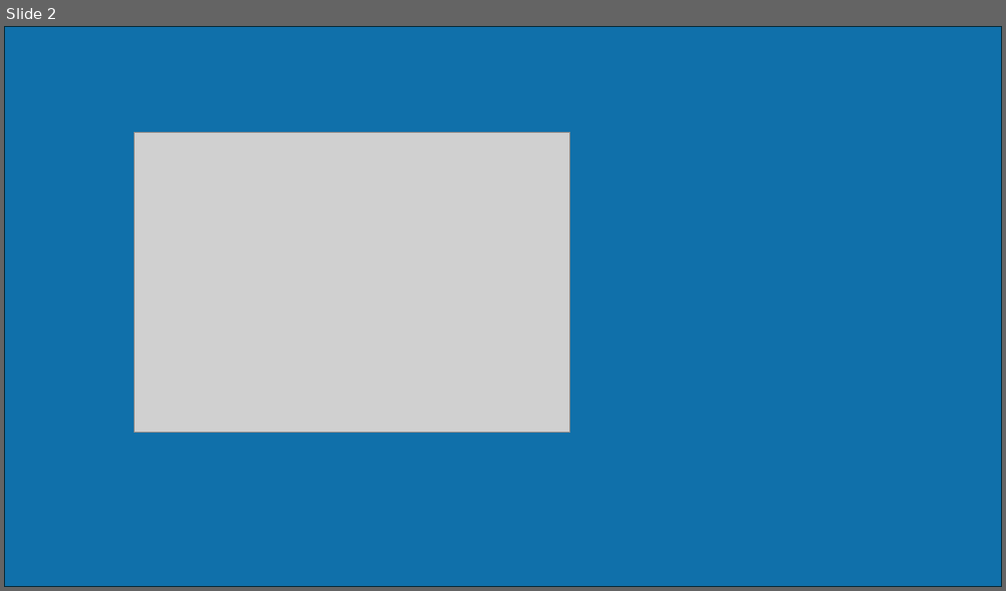
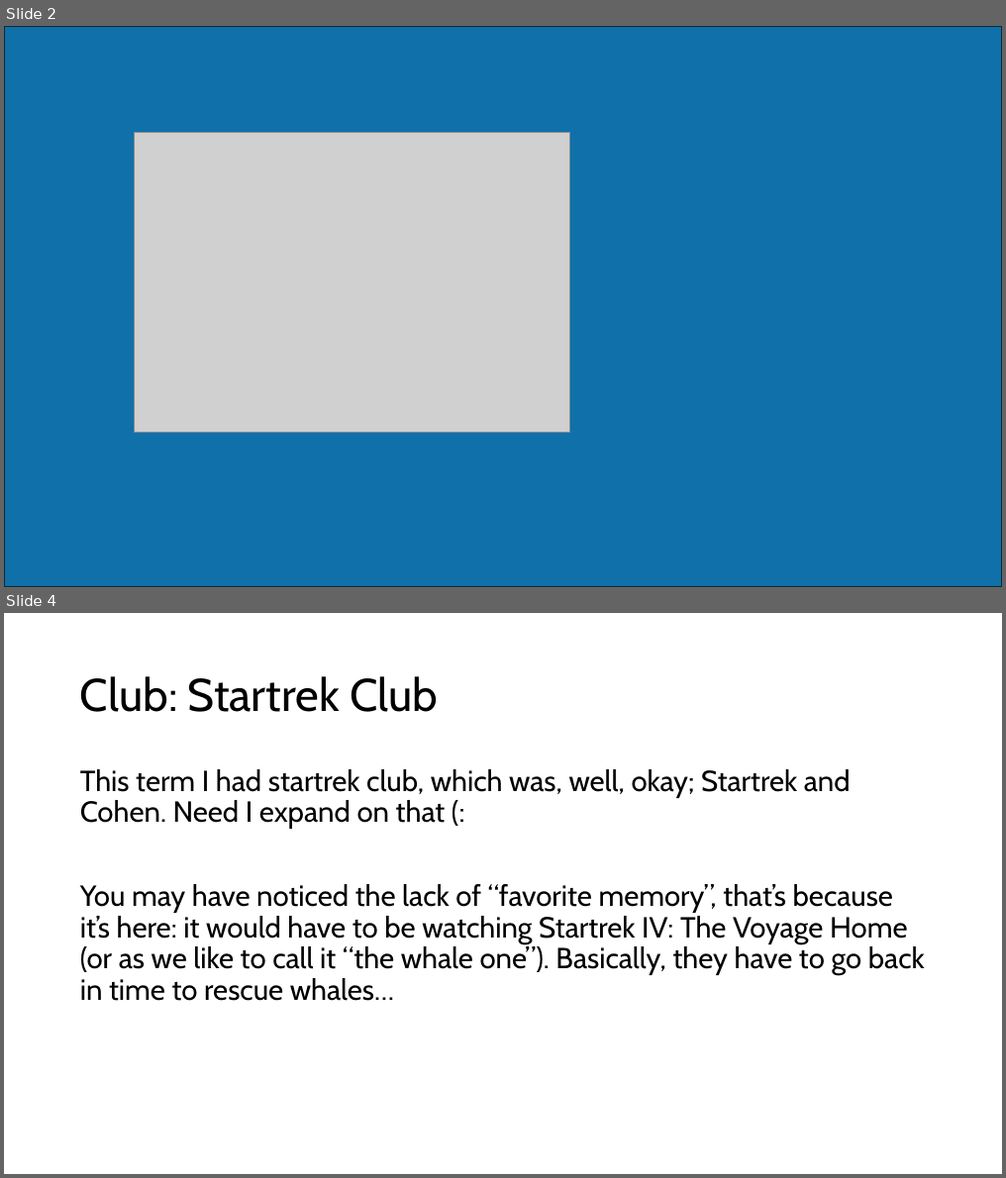
Before and after one commit to CTH-npitx/Presentations, a slide deck: Current Presentation/Charlie- summer 2026 presentation.pptx. Shown one above the other, each under a label of ours: slide 2 before the commit, slides 2 and 4 after it; the slides between them are not shown. The pictures are 1006x591 and 1006x1178 pixels, drawn with LibreOffice and Linux fonts; fonts in the diff are those of the drawing; grey boxes stand for pictures. Boxes give left, top, right and bottom in pixels: in the first picture for what was removed or moved away, otherwise in the second. Text is boxed around its words. In the diff, an @@ line names an element or a change of style, - is before the commit and + after.

```diff
--- a/Current Presentation/Charlie- summer 2026 presentation.pptx
+++ b/Current Presentation/Charlie- summer 2026 presentation.pptx
@@ slide 4 added at <box>4,613,1002,1174</box>, background #FFFFFF @@
@@ text added at <box>80,676,438,712</box>, 44 pt, text #000000 @@
+Club: Startrek Club
@@ text added at <box>80,769,925,1001</box>, 28 pt, text #000000 @@
+This term I had startrek club, which was, well, okay; Startrek and Cohen. Need I expand on that (:
+You may have noticed the lack of “favorite memory”, that’s because it’s here: it would have to be watching Startrek IV: The Voyage Home (or as we like to call it “the whale one”). Basically, they have to go back in time to rescue whales…
```
Also in this commit, not shown: 1 slide changed, 1 other slide added, 4 slides removed.
